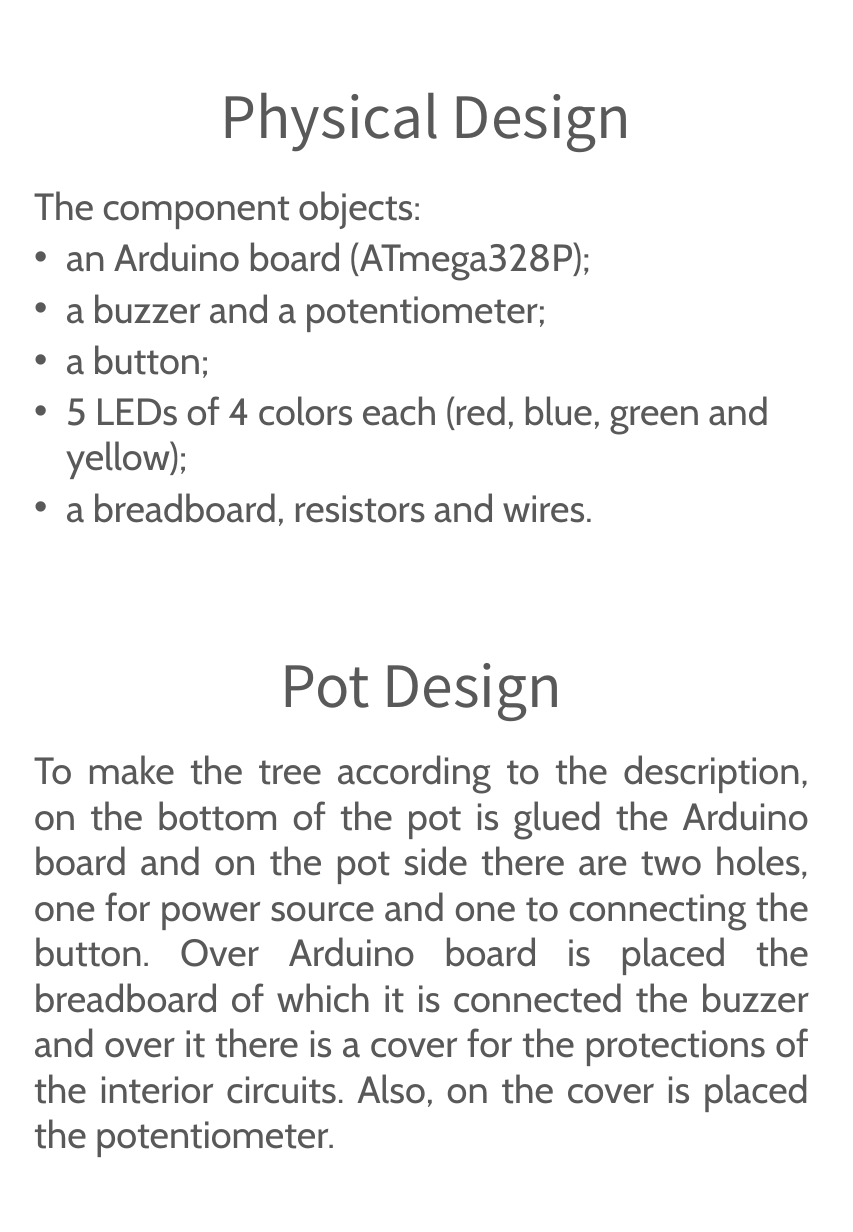
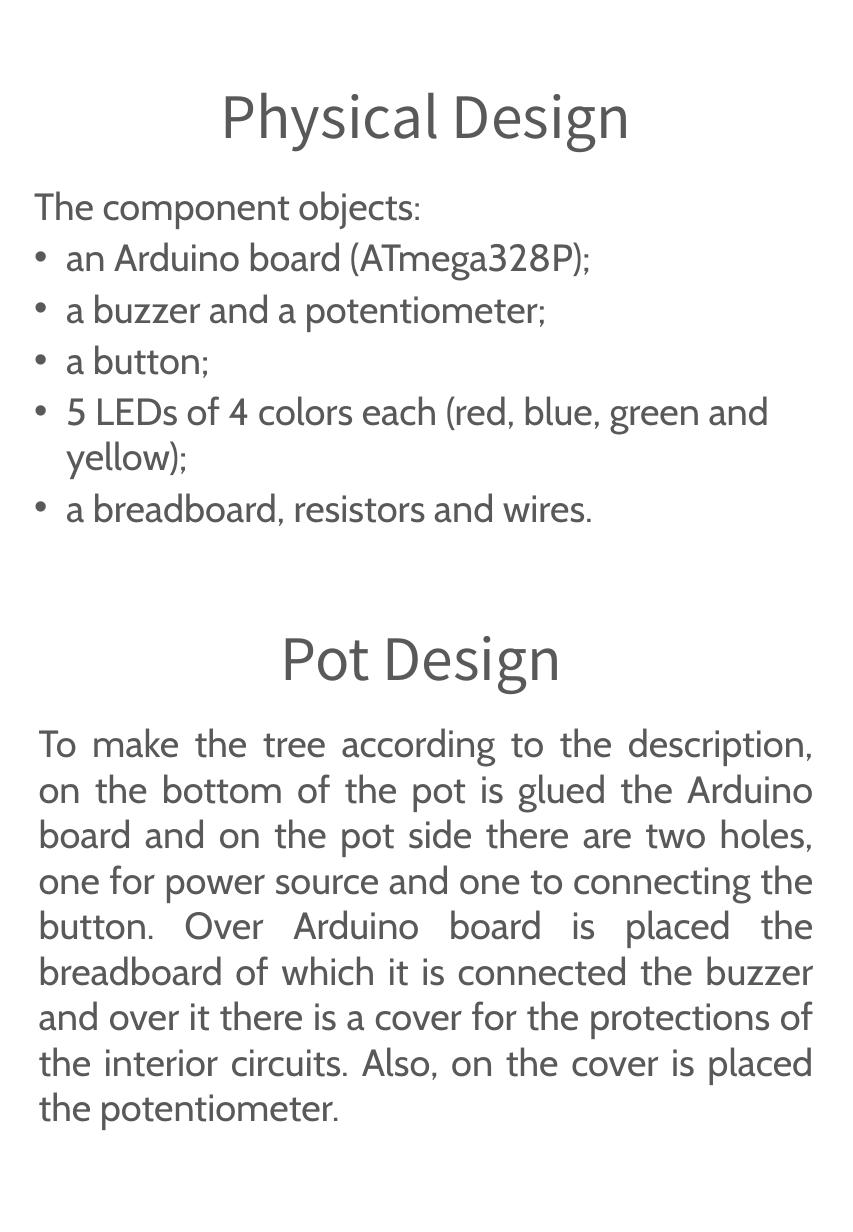
Before and after one commit to MuresanBianca/musical-tree, a slide deck: slide 3 of Documentations/InEnglish/MusicalTreeRo.pptx. Drawn at 853x1232 pixels with LibreOffice and Linux fonts; fonts in the diff are those of the drawing. Boxes give left, top, right and bottom in pixels: in the first picture for what was removed or moved away, otherwise in the second. Text is boxed around its words. In the diff, an @@ line names an element or a change of style, - is before the commit and + after.

```diff
--- a/Documentations/InEnglish/MusicalTreeRo.pptx
+++ b/Documentations/InEnglish/MusicalTreeRo.pptx
@@ text "Pot Design": place and size @@
-text "Pot Design" at [281,663,563,721]
+text "Pot Design" at [281,636,563,694]
@@ text "To make the tree according ...": place and size @@
-text "To make the tree according ..." at [34,755,809,1157]
+text "To make the tree according ..." at [39,728,814,1130]
```
Also in this commit, not shown: 8 other slides changed, 2 slides added, 2 slides removed, 1 other file.
